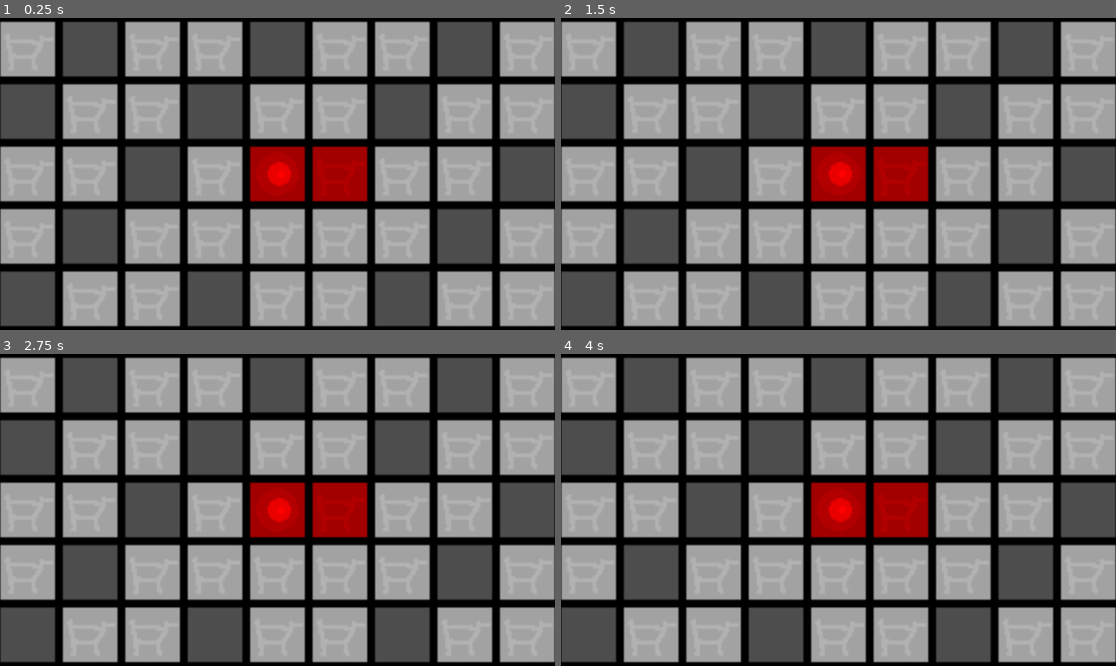
Above: before the commit, frames 1-4 (two rows, left to right).
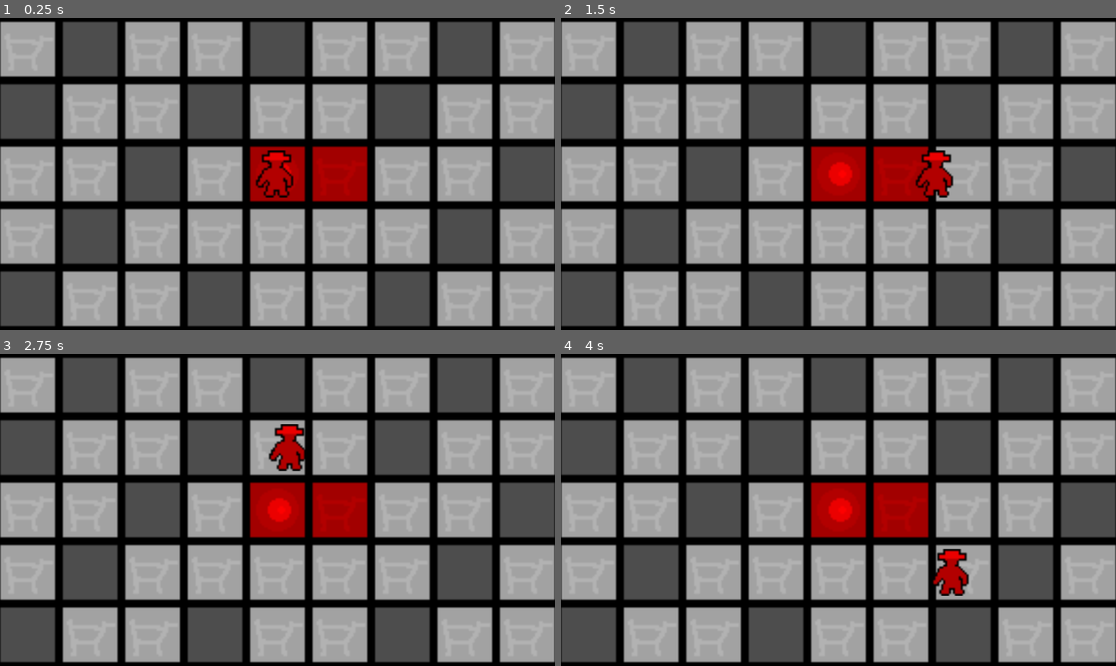
Above: after the commit, the same moments.

Repository: DATADEER/mobsters
Game: Godot game, scene res://TileTest.tscn
The game is run twice, just before and just after one commit, with the same random seed, the same clock (stepped at 60 frames per second) and the same inputs.
Inputs (mouse positions are in pixels of both pictures, inside the frame that each line leads up to):
- Up to frame 1 (0.25 s): no input
- Up to frame 2 (1.5 s): tap Enter at 0.5 s; move the mouse to (960, 158) at 0.52 s; click (960, 158) at 0.67 s; move the mouse to (727, 189) at 1.27 s; click (727, 189) at 1.42 s
- Up to frame 3 (2.75 s): move the mouse to (333, 441) at 2.02 s; click (333, 441) at 2.17 s
- Up to frame 4 (4 s): move the mouse to (810, 572) at 2.77 s; click (810, 572) at 2.92 s; move the mouse to (1005, 556) at 3.52 s; click (1005, 556) at 3.67 s

The runs differ from the first frame. In frame 1, 0.6% of the frame differs, in the area x 46-53%, y 42-58%; in frame 2, 0.7%; in frame 3, 0.8%, in the area x 48-56%, y 22-38%; in frame 4, 0.8%.

Commit message:
add character controller, movement etc.

Diff:
--- /dev/null
+++ b/Mobster.gd
@@ -0,0 +1,85 @@
+extends Sprite2D
+class_name Mobster
+
+enum PlayerColor { RED, BLUE, GREEN, YELLOW }
+
+var player_colors = {
+	PlayerColor.RED: Color.RED,
+	PlayerColor.BLUE: Color.BLUE,
+	PlayerColor.GREEN: Color.GREEN,
+	PlayerColor.YELLOW: Color.YELLOW
+}
+
+var current_tile_pos: Vector2i
+var player_color: PlayerColor = PlayerColor.RED
+var move_speed: float = 200.0
+var is_moving: bool = false
+var target_position: Vector2
+var path: Array[Vector2i] = []
+var current_path_index: int = 0
+
+signal mobster_clicked(mobster: Mobster)
+signal movement_finished(mobster: Mobster, new_tile_pos: Vector2i)
+
+func _ready():
+	texture = load("res://assets/units/mobster.png")
+	modulate = player_colors[player_color]
+	z_index = 2  # Above tiles and other units
+
+func _process(delta):
+	if is_moving:
+		move_towards_target(delta)
+
+func _input(event):
+	if event is InputEventMouseButton and event.pressed:
+		if event.button_index == MOUSE_BUTTON_LEFT:
+			var mouse_pos = get_global_mouse_position()
+			var sprite_rect = Rect2(global_position - texture.get_size() * scale / 2, texture.get_size() * scale)
+			if sprite_rect.has_point(mouse_pos):
+				mobster_clicked.emit(self)
+
+func set_player_color(color: PlayerColor):
+	player_color = color
+	modulate = player_colors[color]
+
+func set_tile_position(tile_pos: Vector2i, world_pos: Vector2):
+	current_tile_pos = tile_pos
+	position = world_pos
+	target_position = world_pos
+
+func move_to_tile(goal_tile: Vector2i, tilemap: TileMap, grid_width: int, grid_height: int):
+	# Cancel any existing movement and calculate new path
+	path = Pathfinding.find_path(current_tile_pos, goal_tile, grid_width, grid_height)
+
+	if path.size() > 1:  # Path found and has more than just start position
+		current_path_index = 1  # Skip current position
+		is_moving = true
+		# Set target to next tile in path
+		var next_tile = path[current_path_index]
+		target_position = tilemap.map_to_local(next_tile)
+		return true
+
+	return false
+
+var tilemap_ref: TileMap  # Reference to tilemap for pathfinding
+
+func move_towards_target(delta):
+	var distance = position.distance_to(target_position)
+	if distance < 2.0:
+		position = target_position
+
+		# Update current tile position
+		current_tile_pos = path[current_path_index]
+
+		# Check if we've reached the final destination
+		if current_path_index >= path.size() - 1:
+			is_moving = false
+			movement_finished.emit(self, current_tile_pos)
+		else:
+			# Move to next tile in path
+			current_path_index += 1
+			var next_tile = path[current_path_index]
+			target_position = tilemap_ref.map_to_local(next_tile)
+	else:
+		var direction = (target_position - position).normalized()
+		position += direction * move_speed * delta
--- /dev/null
+++ b/Pathfinding.gd
@@ -0,0 +1,74 @@
+extends RefCounted
+class_name Pathfinding
+
+# A* pathfinding with 4-directional movement (no diagonals)
+static func find_path(start: Vector2i, goal: Vector2i, grid_width: int, grid_height: int) -> Array[Vector2i]:
+	if start == goal:
+		return [start]
+
+	# 4-directional movement (no diagonals)
+	var directions = [
+		Vector2i(0, -1),  # Up
+		Vector2i(0, 1),   # Down
+		Vector2i(-1, 0),  # Left
+		Vector2i(1, 0)    # Right
+	]
+
+	var open_set: Array[Vector2i] = [start]
+	var came_from: Dictionary = {}
+	var g_score: Dictionary = {start: 0}
+	var f_score: Dictionary = {start: heuristic(start, goal)}
+
+	while open_set.size() > 0:
+		# Find node in open_set with lowest f_score
+		var current = get_lowest_f_score(open_set, f_score)
+
+		if current == goal:
+			return reconstruct_path(came_from, current)
+
+		open_set.erase(current)
+
+		for direction in directions:
+			var neighbor = current + direction
+
+			# Check bounds
+			if neighbor.x < 0 or neighbor.x >= grid_width or neighbor.y < 0 or neighbor.y >= grid_height:
+				continue
+
+			var tentative_g_score = g_score[current] + 1
+
+			if not g_score.has(neighbor) or tentative_g_score < g_score[neighbor]:
+				came_from[neighbor] = current
+				g_score[neighbor] = tentative_g_score
+				f_score[neighbor] = tentative_g_score + heuristic(neighbor, goal)
+
+				if neighbor not in open_set:
+					open_set.append(neighbor)
+
+	# No path found
+	return []
+
+static func heuristic(a: Vector2i, b: Vector2i) -> int:
+	# Manhattan distance for 4-directional movement
+	return abs(a.x - b.x) + abs(a.y - b.y)
+
+static func get_lowest_f_score(open_set: Array[Vector2i], f_score: Dictionary) -> Vector2i:
+	var lowest = open_set[0]
+	var lowest_score = f_score.get(lowest, INF)
+
+	for node in open_set:
+		var score = f_score.get(node, INF)
+		if score < lowest_score:
+			lowest = node
+			lowest_score = score
+
+	return lowest
+
+static func reconstruct_path(came_from: Dictionary, current: Vector2i) -> Array[Vector2i]:
+	var path: Array[Vector2i] = [current]
+
+	while came_from.has(current):
+		current = came_from[current]
+		path.push_front(current)
+
+	return path
--- a/TileTest.gd
+++ b/TileTest.gd
@@ -9,12 +9,15 @@
 var tilemap: TileMap
 var tile_set: TileSet
 var colored_tiles: Dictionary = {}  # For player-owned tiles
+var player_mobster: Mobster
+var owned_tiles: Array[Vector2i] = []  # Tiles owned by player
 
 func _ready():
 	create_tileset()
 	create_tilemap()
 	create_tile_grid()
 	add_colored_tiles()
+	create_player_mobster()
 	center_camera_on_hq()
 
 func create_tileset():
@@ -72,10 +75,14 @@
 	var center_y = GRID_HEIGHT / 2
 
 	# Add red-tinted HQ
-	create_colored_tile(Vector2i(center_x, center_y), TileType.HQ, Color.RED)
+	var hq_pos = Vector2i(center_x, center_y)
+	create_colored_tile(hq_pos, TileType.HQ, Color.RED)
+	owned_tiles.append(hq_pos)
 
 	# Add red-tinted store to the right of HQ
-	create_colored_tile(Vector2i(center_x + 1, center_y), TileType.STORE, Color.RED)
+	var store_pos = Vector2i(center_x + 1, center_y)
+	create_colored_tile(store_pos, TileType.STORE, Color.RED)
+	owned_tiles.append(store_pos)
 
 func create_colored_tile(cell_pos: Vector2i, tile_type: TileType, color: Color):
 	var sprite = Sprite2D.new()
@@ -97,6 +104,60 @@
 	add_child(sprite)
 	colored_tiles[cell_pos] = sprite
 
+func create_player_mobster():
+	player_mobster = Mobster.new()
+	var center_x = GRID_WIDTH / 2
+	var center_y = GRID_HEIGHT / 2
+	var hq_pos = Vector2i(center_x, center_y)
+	var hq_world_pos = tilemap.map_to_local(hq_pos)
+
+	player_mobster.tilemap_ref = tilemap
+	player_mobster.set_tile_position(hq_pos, hq_world_pos)
+	player_mobster.set_player_color(Mobster.PlayerColor.RED)
+	player_mobster.mobster_clicked.connect(_on_mobster_clicked)
+	player_mobster.movement_finished.connect(_on_mobster_movement_finished)
+
+	add_child(player_mobster)
+
+func _unhandled_input(event):
+	if event is InputEventMouseButton and event.pressed:
+		if event.button_index == MOUSE_BUTTON_LEFT:
+			handle_tile_click(event.global_position)
+
+func handle_tile_click(screen_pos: Vector2):
+	# Convert screen position to world position using camera
+	var camera = get_node("Camera2D")
+	var world_pos = screen_pos
+	if camera:
+		world_pos = camera.get_global_mouse_position()
+
+	var tile_pos = tilemap.local_to_map(world_pos)
+	var mobster_pos = player_mobster.current_tile_pos
+
+	print("Clicked tile: ", tile_pos)
+	print("Mobster position: ", mobster_pos)
+	print("Is adjacent: ", is_adjacent_to_mobster(tile_pos))
+	print("Is owned: ", is_tile_owned(tile_pos))
+	print("Owned tiles: ", owned_tiles)
+
+	# Allow movement to any tile using pathfinding
+	print("Moving mobster to: ", tile_pos)
+	player_mobster.move_to_tile(tile_pos, tilemap, GRID_WIDTH, GRID_HEIGHT)
+
+func is_adjacent_to_mobster(tile_pos: Vector2i) -> bool:
+	var mobster_pos = player_mobster.current_tile_pos
+	var diff = tile_pos - mobster_pos
+	return abs(diff.x) <= 1 and abs(diff.y) <= 1 and (diff.x != 0 or diff.y != 0)
+
+func is_tile_owned(tile_pos: Vector2i) -> bool:
+	return tile_pos in owned_tiles
+
+func _on_mobster_clicked(mobster: Mobster):
+	print("Mobster clicked!")
+
+func _on_mobster_movement_finished(mobster: Mobster, new_tile_pos: Vector2i):
+	print("Mobster moved to: ", new_tile_pos)
+
 func center_camera_on_hq():
 	var camera = get_node("Camera2D")
 	if camera:
Not shown, added: Mobster.gd.uid
Not shown, added: Pathfinding.gd.uid
Binary file changed: assets/units/mobster.aseprite
Binary file changed: assets/units/mobster.png
Not shown, changed: game-idea/core.md
Not shown, changed: game-idea/details/movement.md
